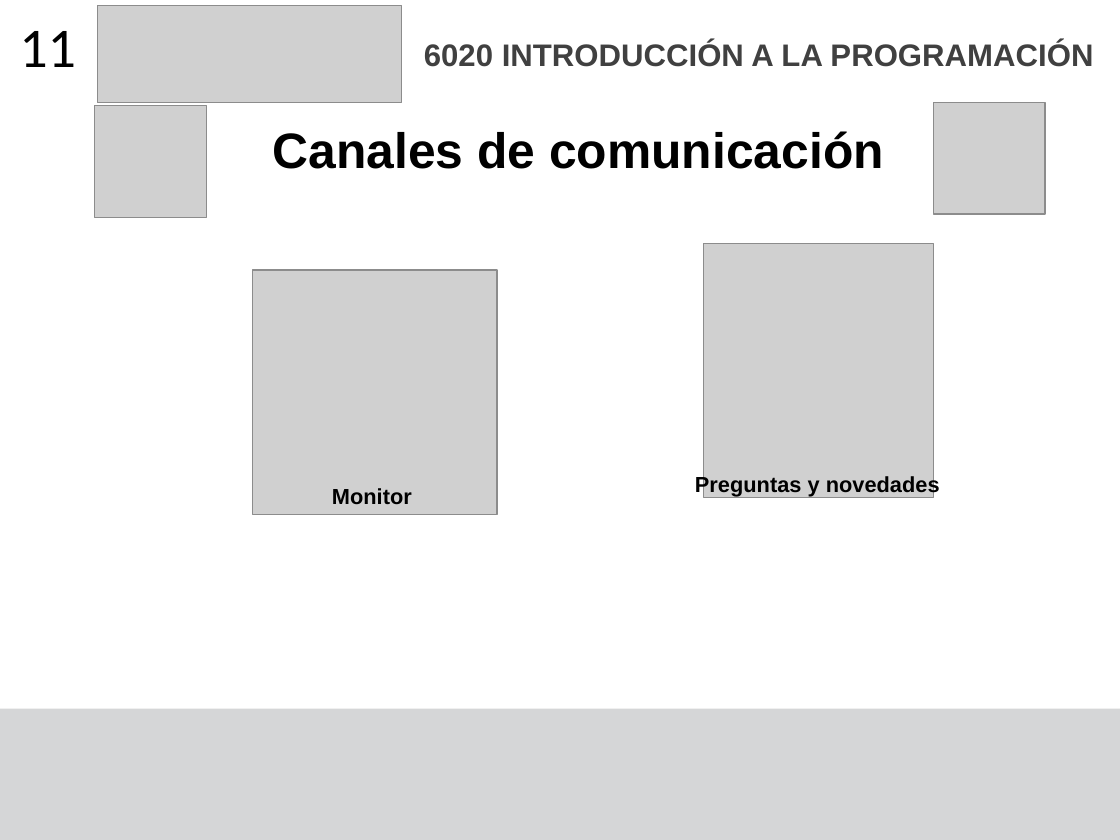
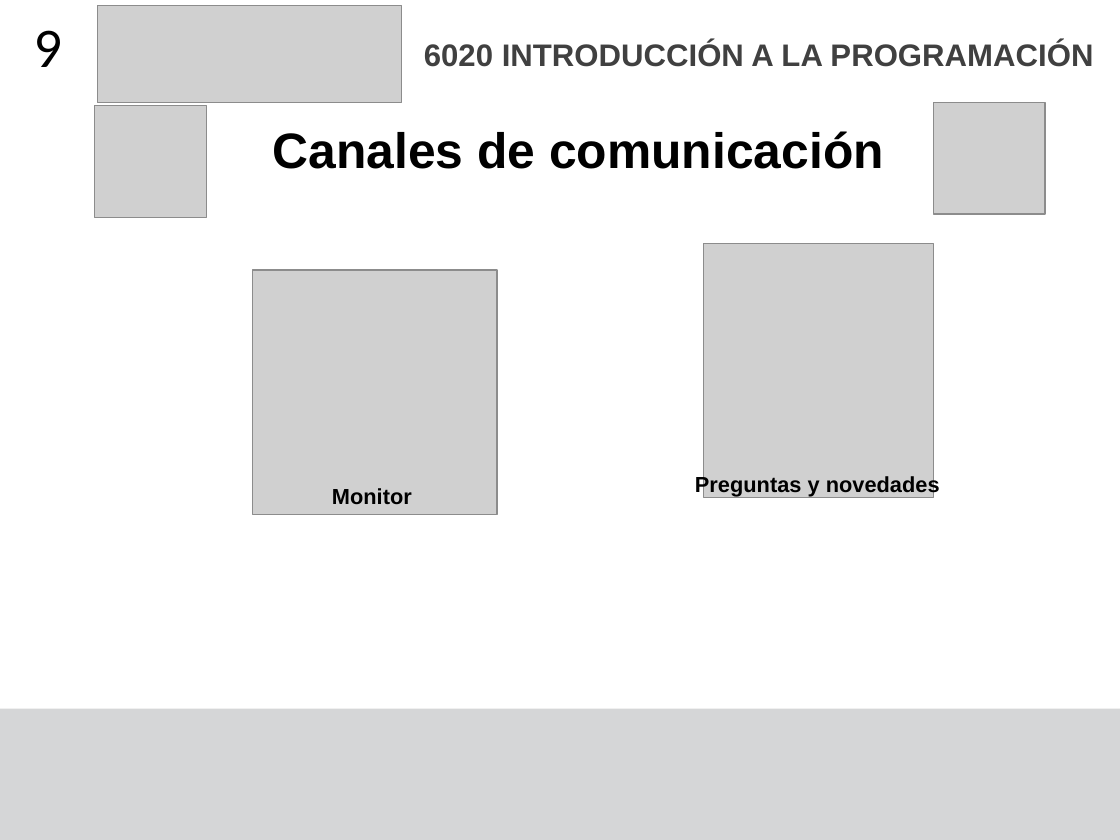
Before and after one commit to F4bian1012/Intro_Programacion, a slide deck: slide 9 of Sesion_0/Introducción.pptx (slide 10 before the commit). Drawn at 1120x840 pixels with LibreOffice and Linux fonts; fonts in the diff are those of the drawing; grey boxes stand for pictures. Boxes give left, top, right and bottom in pixels: in the first picture for what was removed or moved away, otherwise in the second. Text is boxed around its words. In the diff, an @@ line names an element or a change of style, - is before the commit and + after.

```diff
--- a/Sesion_0/Introducción.pptx
+++ b/Sesion_0/Introducción.pptx
@@ title at <box>34,30,62,67</box>: text changed @@
-11
+9
```
Also in this commit, not shown: 4 other slides changed, 1 slide removed, 2 other files.
